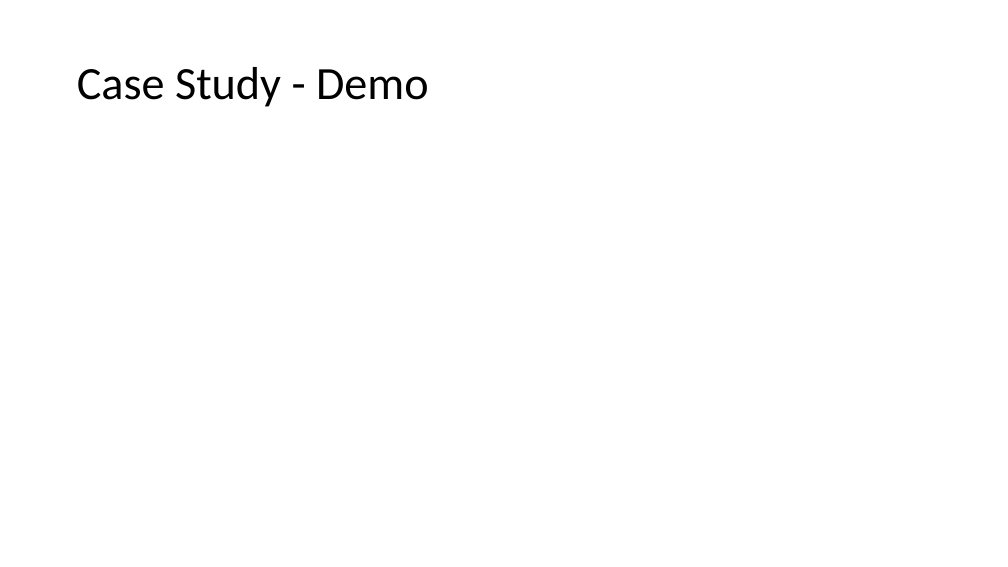
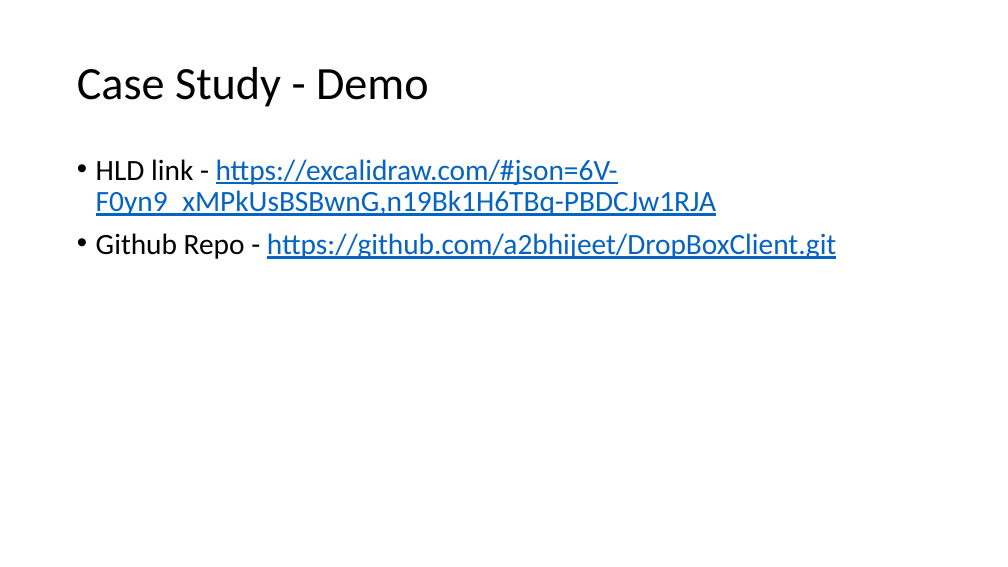
Before and after one commit to a2bhijeet/DropBoxClient, a slide deck: slide 8 of Intuit.pptx. Drawn at 1008x567 pixels with LibreOffice and Linux fonts; fonts in the diff are those of the drawing. Boxes give left, top, right and bottom in pixels: in the first picture for what was removed or moved away, otherwise in the second. Text is boxed around its words. In the diff, an @@ line names an element or a change of style, - is before the commit and + after.

```diff
--- a/Intuit.pptx
+++ b/Intuit.pptx
@@ text added at (96, 159, 836, 259), 28 pt, text #0563C1, underline @@
+• HLD link - https://excalidraw.com/#json=6V-F0yn9_xMPkUsBSBwnG,n19Bk1H6TBq-PBDCJw1RJA
+• Github Repo - https://github.com/a2bhijeet/DropBoxClient.git
```
Also in this commit, not shown: 2 other slides changed.
